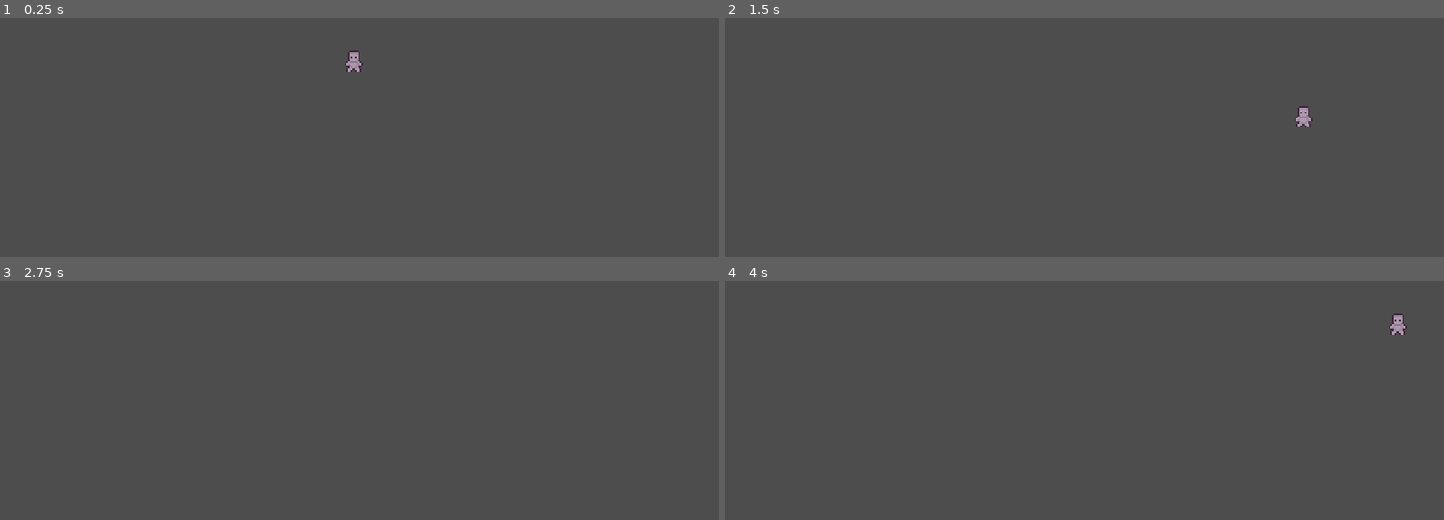
Above: before the commit, frames 1-4 (two rows, left to right).
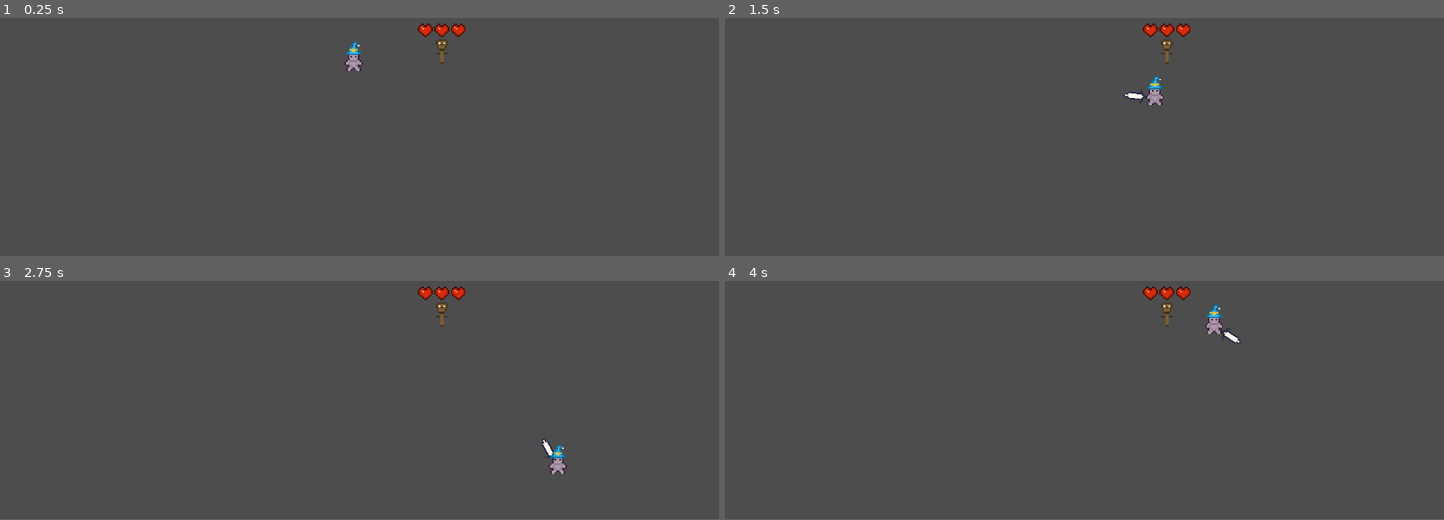
Above: after the commit, the same moments.

Repository: SamuelAlves-23/multiclassing
Game: Godot game, scene res://arena.tscn
Same seed, same stepped clock (60 frames per second), same inputs: the game is played once before the commit and once after it. The project has no main scene, so this scene is started directly.
Inputs (mouse positions are in pixels of both pictures, inside the frame that each line leads up to):
- Up to frame 1 (0.25 s): no input
- Up to frame 2 (1.5 s): tap Enter at 0.5 s; move the mouse to (1242, 34) at 0.52 s; press the mouse at (1242, 34) at 0.53 s; hold D (move_right) 0.53-1.28 s; right-click (1242, 34) at 0.8 s; move the mouse to (940, 75) at 1.27 s; release the mouse at (940, 75) at 1.28 s; hold S (move_down) from 1.28 s (still down); right-click (940, 75) at 1.35 s
- Up to frame 3 (2.75 s): click (215, 338) at 1.55 s; move the mouse to (outside the picture) at 2.02 s; release S (move_down) at 2.03 s; press the mouse at (outside the picture) at 2.03 s; hold D (move_right) from 2.03 s (still down); right-click (outside the picture) at 2.3 s
- Up to frame 4 (4 s): move the mouse to (1048, 398) at 2.77 s; release D (move_right) at 2.78 s; release the mouse at (1048, 398) at 2.78 s; hold W (move_up) 2.78-3.53 s; right-click (1048, 398) at 2.85 s; click (1048, 398) at 3.05 s; move the mouse to (1300, 378) at 3.52 s; press the mouse at (1300, 378) at 3.53 s; hold A (move_left) from 3.53 s (still down); right-click (1300, 378) at 3.8 s
In our replay, the window is 800x450 before the commit and 800x449 after it. These sizes can differ from the game's own. Grey fills any space a smaller window leaves; there, only what the larger window draws over its background counts as a difference.

The runs differ from the first frame. In frame 1, 0.5% of the frame differs, in the area x 47-65%, y 2-23%; in frame 2, 0.8%; in frame 3, 0.6%; in frame 4, 0.8%, in the area x 58-95%, y 2-27%.

Commit message:
Muchas cosas. Barrera en progreso

Diff:
--- a/arena.tscn
+++ b/arena.tscn
@@ -1,8 +1,12 @@
-[gd_scene load_steps=2 format=3 uid="uid://chjesqh1wx5jm"]
+[gd_scene load_steps=3 format=3 uid="uid://chjesqh1wx5jm"]
 
 [ext_resource type="PackedScene" uid="uid://ch5dwflhyqigr" path="res://player/player.tscn" id="1_ubfh8"]
+[ext_resource type="PackedScene" uid="uid://jupqqfv4usfg" path="res://testing/doomy.tscn" id="2_444vf"]
 
 [node name="Arena" type="Node2D"]
 
 [node name="Player" parent="." instance=ExtResource("1_ubfh8")]
 position = Vector2(236, 139)
+
+[node name="Doomy" parent="." instance=ExtResource("2_444vf")]
+position = Vector2(295, 133)
--- /dev/null
+++ b/combat/health.gd
@@ -0,0 +1,50 @@
+extends Node
+class_name Health
+
+@export var max_health: int = 3
+var current_health: int
+
+@onready var heart01: Sprite2D = $Heart01
+@onready var heart02: Sprite2D = $Heart02
+@onready var heart03: Sprite2D = $Heart03
+
+signal health_changed(current_health: int)
+signal died()
+
+func _ready():
+	current_health = max_health
+
+func apply_damage(amount: int):
+	current_health -= amount
+	draw_health()
+	emit_signal("health_changed", current_health)
+	if current_health <= 0:
+		die()
+
+func heal(amount: int):
+	current_health = min(current_health + amount, max_health)
+	draw_health()
+	emit_signal("health_changed", current_health)
+
+func die():
+	emit_signal("died")
+	# Podés agregar lógica específica de muerte aquí, o hacerla desde afuera
+
+func draw_health():
+	match current_health:
+		3:
+			heart01.frame = 0
+			heart02.frame = 0
+			heart03.frame = 0
+		2:
+			heart01.frame = 0
+			heart02.frame = 0
+			heart03.frame = 1
+		1:
+			heart01.frame = 0
+			heart02.frame = 1
+			heart03.frame = 1
+		0:
+			heart01.frame = 1
+			heart02.frame = 1
+			heart03.frame = 1
--- /dev/null
+++ b/combat/health.tscn
@@ -0,0 +1,22 @@
+[gd_scene load_steps=3 format=3 uid="uid://da4sf7hg5kkqj"]
+
+[ext_resource type="Script" uid="uid://bxinhp1fr5rjv" path="res://combat/health.gd" id="1_b2jbs"]
+[ext_resource type="Texture2D" uid="uid://bnmwdee0xa1ev" path="res://placeholders/Heart.png" id="2_nx3lx"]
+
+[node name="Health" type="Node2D"]
+script = ExtResource("1_b2jbs")
+
+[node name="Heart01" type="Sprite2D" parent="."]
+position = Vector2(-11, -5)
+texture = ExtResource("2_nx3lx")
+hframes = 2
+
+[node name="Heart02" type="Sprite2D" parent="."]
+position = Vector2(0, -5)
+texture = ExtResource("2_nx3lx")
+hframes = 2
+
+[node name="Heart03" type="Sprite2D" parent="."]
+position = Vector2(11, -5)
+texture = ExtResource("2_nx3lx")
+hframes = 2
--- a/combat/hitbox.gd
+++ b/combat/hitbox.gd
@@ -4,10 +4,12 @@
 @export var damage: int = 1
 @export var knockback_force: Vector2 = Vector2.ZERO
 
+
 func _ready():
+	$CollisionShape2D.disabled = true
 	connect("area_entered", Callable(self, "_on_area_entered"))
 
 func _on_area_entered(area):
 	if area is Hurtbox:
 		area.receive_hit(damage, knockback_force)
-		queue_free()
+		#queue_free()
--- a/combat/hurtbox.gd
+++ b/combat/hurtbox.gd
@@ -3,6 +3,8 @@
 
 @export var health_owner: Node  # Referencia al nodo que realmente tiene vida
 
+
 func receive_hit(damage: int, knockback: Vector2):
+	print("¡Golpe recibido!")
 	if health_owner and health_owner.has_method("apply_damage"):
 		health_owner.apply_damage(damage)
--- /dev/null
+++ b/equipment/ability_items/barrier_item.gd
@@ -0,0 +1,8 @@
+extends Node2D
+
+signal hit_blocked
+
+func _on_area_2d_area_entered(area: Area2D) -> void:
+	if area is Hitbox:
+		hit_blocked.emit()
+		queue_free()
--- /dev/null
+++ b/equipment/ability_items/barrier_item.tscn
@@ -0,0 +1,20 @@
+[gd_scene load_steps=4 format=3 uid="uid://b0yk184b1ke7b"]
+
+[ext_resource type="Script" uid="uid://b1a86jv3n5137" path="res://equipment/ability_items/barrier_item.gd" id="1_lv18m"]
+[ext_resource type="Texture2D" uid="uid://dao7axolv7u4n" path="res://placeholders/barrier_item.png" id="1_ow4fu"]
+
+[sub_resource type="CircleShape2D" id="CircleShape2D_lv18m"]
+radius = 8.0
+
+[node name="BarrierItem" type="Node2D"]
+script = ExtResource("1_lv18m")
+
+[node name="Sprite2D" type="Sprite2D" parent="."]
+texture = ExtResource("1_ow4fu")
+
+[node name="Area2D" type="Area2D" parent="."]
+
+[node name="CollisionShape2D" type="CollisionShape2D" parent="Area2D"]
+shape = SubResource("CircleShape2D_lv18m")
+
+[connection signal="area_entered" from="Area2D" to="." method="_on_area_2d_area_entered"]
--- /dev/null
+++ b/equipment/hat_abilities/ability.gd
@@ -0,0 +1,6 @@
+extends Node
+class_name Ability
+
+
+func effect():
+	print("Efecto de habilidad")
--- /dev/null
+++ b/equipment/hat_abilities/barrier.gd
@@ -0,0 +1,7 @@
+extends Ability
+
+@onready var barrier_item = preload("res://equipment/ability_items/barrier_item.tscn")
+
+func effect():
+	var barrier_instance = barrier_item.instantiate()
+	#barrier_instance.position = self.position
--- /dev/null
+++ b/equipment/hats/hat.gd
@@ -0,0 +1,24 @@
+extends Node2D
+class_name Hat
+
+@onready var ability: Ability = $Ability
+
+@export var cooldown: float = 2.0
+@export var icon: Texture2D
+@export var ability_name: String = "Default Ability"
+
+var can_use_ability := true
+
+func use_ability(owner_node):
+	if not can_use_ability:
+		return
+
+	can_use_ability = false
+
+	print("Usando habilidad del sombrero: %s" % ability_name)
+
+	ability.effect()
+
+	# Esperar cooldown
+	await get_tree().create_timer(cooldown).timeout
+	can_use_ability = true
--- /dev/null
+++ b/equipment/hats/iron_helmet.tscn
@@ -0,0 +1,10 @@
+[gd_scene load_steps=3 format=3 uid="uid://bgiej8n0qgso7"]
+
+[ext_resource type="Texture2D" uid="uid://btid1auhlxfrw" path="res://placeholders/Iron_helmet.png" id="1_c2rap"]
+[ext_resource type="Script" uid="uid://tkg5k40qmegf" path="res://equipment/hats/hat.gd" id="1_ca0nk"]
+
+[node name="IronHelmet" type="Node2D"]
+script = ExtResource("1_ca0nk")
+
+[node name="Sprite2D" type="Sprite2D" parent="."]
+texture = ExtResource("1_c2rap")
--- /dev/null
+++ b/equipment/hats/pointy_hat.tscn
@@ -0,0 +1,15 @@
+[gd_scene load_steps=4 format=3 uid="uid://dapyfd3pmarvr"]
+
+[ext_resource type="Script" uid="uid://tkg5k40qmegf" path="res://equipment/hats/hat.gd" id="1_k8evf"]
+[ext_resource type="Texture2D" uid="uid://cuh01x845fv2" path="res://placeholders/Pointy_hat.png" id="2_4a8bl"]
+[ext_resource type="Script" uid="uid://c88038p1kh3v4" path="res://equipment/hat_abilities/barrier.gd" id="2_77v6g"]
+
+[node name="PointyHat" type="Node2D"]
+script = ExtResource("1_k8evf")
+
+[node name="Sprite2D" type="Sprite2D" parent="."]
+position = Vector2(0, -4)
+texture = ExtResource("2_4a8bl")
+
+[node name="Ability" type="Node2D" parent="."]
+script = ExtResource("2_77v6g")
--- a/equipment/weapons/sword.tscn
+++ b/equipment/weapons/sword.tscn
@@ -47,14 +47,41 @@
 tracks/3/type = "value"
 tracks/3/imported = false
 tracks/3/enabled = true
-tracks/3/path = NodePath("Hitbox:monitoring")
+tracks/3/path = NodePath("Hitbox/CollisionShape2D:disabled")
 tracks/3/interp = 1
 tracks/3/loop_wrap = true
 tracks/3/keys = {
-"times": PackedFloat32Array(0.05, 0.2),
+"times": PackedFloat32Array(0.0506308, 0.200465),
 "transitions": PackedFloat32Array(1, 1),
 "update": 1,
-"values": [true, false]
+"values": [false, true]
+}
+
+[sub_resource type="Animation" id="Animation_pel8t"]
+resource_name = "Idle"
+tracks/0/type = "value"
+tracks/0/imported = false
+tracks/0/enabled = true
+tracks/0/path = NodePath("Sprite2D:visible")
+tracks/0/interp = 1
+tracks/0/loop_wrap = true
+tracks/0/keys = {
+"times": PackedFloat32Array(0),
+"transitions": PackedFloat32Array(1),
+"update": 1,
+"values": [true]
+}
+tracks/1/type = "value"
+tracks/1/imported = false
+tracks/1/enabled = true
+tracks/1/path = NodePath("Hitbox/CollisionShape2D:disabled")
+tracks/1/interp = 1
+tracks/1/loop_wrap = true
+tracks/1/keys = {
+"times": PackedFloat32Array(0),
+"transitions": PackedFloat32Array(1),
+"update": 1,
+"values": [true]
 }
 
 [sub_resource type="Animation" id="Animation_v6l4n"]
@@ -83,34 +110,11 @@
 "update": 1,
 "values": [false]
 }
-tracks/2/type = "value"
-tracks/2/imported = false
-tracks/2/enabled = true
-tracks/2/path = NodePath("Sprite2D:visible")
-tracks/2/interp = 1
-tracks/2/loop_wrap = true
-tracks/2/keys = {
-"times": PackedFloat32Array(0),
-"transitions": PackedFloat32Array(1),
-"update": 1,
-"values": [false]
-}
-tracks/3/type = "value"
-tracks/3/imported = false
-tracks/3/enabled = true
-tracks/3/path = NodePath("Hitbox:monitoring")
-tracks/3/interp = 1
-tracks/3/loop_wrap = true
-tracks/3/keys = {
-"times": PackedFloat32Array(0),
-"transitions": PackedFloat32Array(1),
-"update": 1,
-"values": [true]
-}
 
 [sub_resource type="AnimationLibrary" id="AnimationLibrary_v6l4n"]
 _data = {
 &"Attack": SubResource("Animation_vn4aw"),
+&"Idle": SubResource("Animation_pel8t"),
 &"RESET": SubResource("Animation_v6l4n")
 }
 
@@ -123,7 +127,7 @@
 
 [node name="Sprite2D" type="Sprite2D" parent="."]
 visible = false
-position = Vector2(7.51698, -0.0349131)
+position = Vector2(12.9535, -0.145862)
 rotation = 1.57351
 texture = ExtResource("1_e6qyl")
 
@@ -134,14 +138,16 @@
 
 [node name="AttackSprite" type="Sprite2D" parent="."]
 visible = false
-position = Vector2(8.39054, 0.671246)
+position = Vector2(14.2154, 1.17052)
 texture = ExtResource("3_v6l4n")
 hframes = 5
 
 [node name="Hitbox" parent="." instance=ExtResource("4_pel8t")]
+position = Vector2(5.43651, -0.110949)
 
 [node name="CollisionShape2D" parent="Hitbox" index="0"]
 position = Vector2(8.51151, 0.1918)
 shape = SubResource("CapsuleShape2D_beglp")
+disabled = true
 
 [editable path="Hitbox"]
--- a/equipment/weapons/weapon.gd
+++ b/equipment/weapons/weapon.gd
@@ -14,7 +14,7 @@
 
 	can_attack = false
 
-	animator.play("attack")
+	animator.play("Attack")
 
 	# Acá deberías crear el efecto de ataque, animación o hitbox
 	print("¡Ataque realizado!")
--- a/player/player.gd
+++ b/player/player.gd
@@ -1,16 +1,21 @@
 extends CharacterBody2D
 
-@export var move_speed: float = 200.0
+@export var move_speed: float = 125.0
 
+@onready var health: Health = $Health
 @onready var body_sprite = $Sprite2D
 @onready var weapon_holder = $WeaponHolder
+@onready var hat_holder = $HatHolder
 
 var input_direction := Vector2.ZERO
 
 var equipped_weapon: Weapon = null
+var equipped_hat: Hat = null
 
 func _ready():
 	equip_weapon(preload("res://equipment/weapons/sword.tscn").instantiate())
+	equip_hat(preload("res://equipment/hats/pointy_hat.tscn").instantiate())
+	health.connect("died", die)
 
 func _process(delta):
 	if is_multiplayer_authority():
@@ -46,8 +51,19 @@
 	equipped_weapon = weapon_instance
 	weapon_holder.add_child(equipped_weapon)
 
+func equip_hat(hat_instance: Hat):
+	if equipped_hat:
+		equipped_hat.queue_free()
+	equipped_hat = hat_instance
+	hat_holder.add_child(equipped_hat)
+
 func _input(event):
 	if event.is_action_pressed("attack_primary"):
 		if equipped_weapon:
 			var direction = (get_global_mouse_position() - global_position).normalized()
 			equipped_weapon.perform_attack(direction)
+	elif event.is_action_pressed("use_ability"):
+		if equipped_hat:
+			equipped_hat.use_ability(self)
+func die():
+	queue_free()
--- a/player/player.tscn
+++ b/player/player.tscn
@@ -1,7 +1,8 @@
-[gd_scene load_steps=4 format=3 uid="uid://ch5dwflhyqigr"]
+[gd_scene load_steps=5 format=3 uid="uid://ch5dwflhyqigr"]
 
 [ext_resource type="Texture2D" uid="uid://rxpk7i7i26fq" path="res://placeholders/Prototype_Character.png" id="1_oul6g"]
 [ext_resource type="Script" uid="uid://bnysxce4o25se" path="res://player/player.gd" id="1_rkbax"]
+[ext_resource type="PackedScene" uid="uid://da4sf7hg5kkqj" path="res://combat/health.tscn" id="3_g1dw6"]
 
 [sub_resource type="RectangleShape2D" id="RectangleShape2D_rkbax"]
 size = Vector2(10, 12)
@@ -18,4 +19,11 @@
 shape = SubResource("RectangleShape2D_rkbax")
 
 [node name="WeaponHolder" type="Node2D" parent="."]
-position = Vector2(4, 2)
+position = Vector2(0, 2)
+
+[node name="Health" parent="." instance=ExtResource("3_g1dw6")]
+visible = false
+position = Vector2(0, -7)
+
+[node name="HatHolder" type="Node2D" parent="."]
+position = Vector2(0, -4)
--- a/project.godot
+++ b/project.godot
@@ -20,7 +20,7 @@
 window/size/viewport_height=270
 window/size/window_width_override=1920
 window/size/window_height_override=1080
-window/stretch/mode="viewport"
+window/stretch/mode="canvas_items"
 window/dpi/allow_hidpi=false
 
 [input]
@@ -54,6 +54,11 @@
 "events": [Object(InputEventMouseButton,"resource_local_to_scene":false,"resource_name":"","device":-1,"window_id":0,"a …(253 unchanged characters)…
 ]
 }
+use_ability={
+"deadzone": 0.2,
+"events": [Object(InputEventMouseButton,"resource_local_to_scene":false,"resource_name":"","device":-1,"window_id":0,"alt_pressed":false,"shift_pressed":false,"ctrl_pressed":false,"meta_pressed":false,"button_mask":2,"position":Vector2(194, 18),"global_position":Vector2(206, 78),"factor":1.0,"button_index":2,"canceled":false,"pressed":true,"double_click":false,"script":null)
+]
+}
 
 [rendering]
 
--- /dev/null
+++ b/testing/doomy.gd
@@ -0,0 +1,14 @@
+extends CharacterBody2D
+class_name Doomy
+
+@onready var health: Health = $Health
+@onready var hurtbox: Hurtbox = $Hurtbox
+
+func _ready() -> void:
+	health.connect("died", die)
+
+
+
+
+func die():
+	queue_free()
--- /dev/null
+++ b/testing/doomy.tscn
@@ -0,0 +1,34 @@
+[gd_scene load_steps=7 format=3 uid="uid://jupqqfv4usfg"]
+
+[ext_resource type="Texture2D" uid="uid://b3b6ddeyq34mi" path="res://placeholders/doomy.png" id="1_606r2"]
+[ext_resource type="Script" uid="uid://duhs2dvjab8wr" path="res://testing/doomy.gd" id="1_ssig4"]
+[ext_resource type="PackedScene" uid="uid://dkdq0pqlic845" path="res://combat/hurtbox.tscn" id="2_60f6u"]
+[ext_resource type="PackedScene" uid="uid://da4sf7hg5kkqj" path="res://combat/health.tscn" id="4_ngbwl"]
+
+[sub_resource type="CapsuleShape2D" id="CapsuleShape2D_ssig4"]
+radius = 3.0
+height = 16.0
+
+[sub_resource type="CapsuleShape2D" id="CapsuleShape2D_ngbwl"]
+radius = 3.0
+height = 16.0
+
+[node name="Doomy" type="CharacterBody2D"]
+script = ExtResource("1_ssig4")
+
+[node name="Sprite2D" type="Sprite2D" parent="."]
+texture = ExtResource("1_606r2")
+
+[node name="CollisionShape2D" type="CollisionShape2D" parent="."]
+shape = SubResource("CapsuleShape2D_ssig4")
+
+[node name="Hurtbox" parent="." node_paths=PackedStringArray("health_owner") instance=ExtResource("2_60f6u")]
+health_owner = NodePath("../Health")
+
+[node name="CollisionShape2D" parent="Hurtbox" index="0"]
+shape = SubResource("CapsuleShape2D_ngbwl")
+
+[node name="Health" parent="." instance=ExtResource("4_ngbwl")]
+position = Vector2(0, -9)
+
+[editable path="Hurtbox"]
Not shown, added: combat/health.gd.uid
Not shown, added: equipment/ability_items/barrier_item.gd.uid
Not shown, added: equipment/hat_abilities/ability.gd.uid
Not shown, added: equipment/hat_abilities/barrier.gd.uid
Not shown, added: equipment/hats/hat.gd.uid
Not shown: 1 places in equipment/weapons/sword.tscn that only renumber resources
Binary file added: placeholders/Heart.png
Not shown, added: placeholders/Heart.png.import
Binary file added: placeholders/Iron_helmet.png
Not shown, added: placeholders/Iron_helmet.png.import
Binary file added: placeholders/Pointy_hat.png
Not shown, added: placeholders/Pointy_hat.png.import
(and 5 more such lines)
